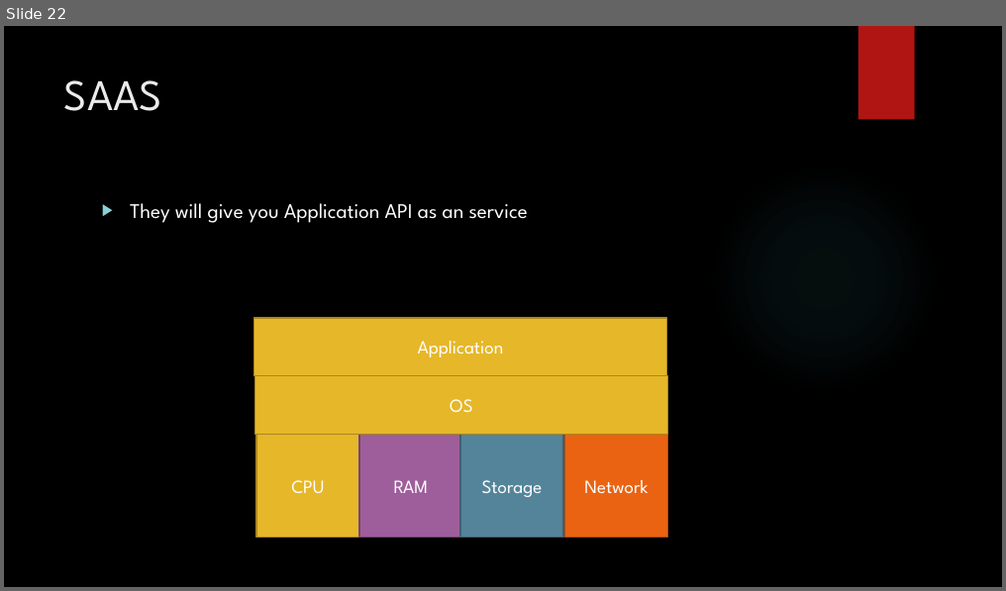
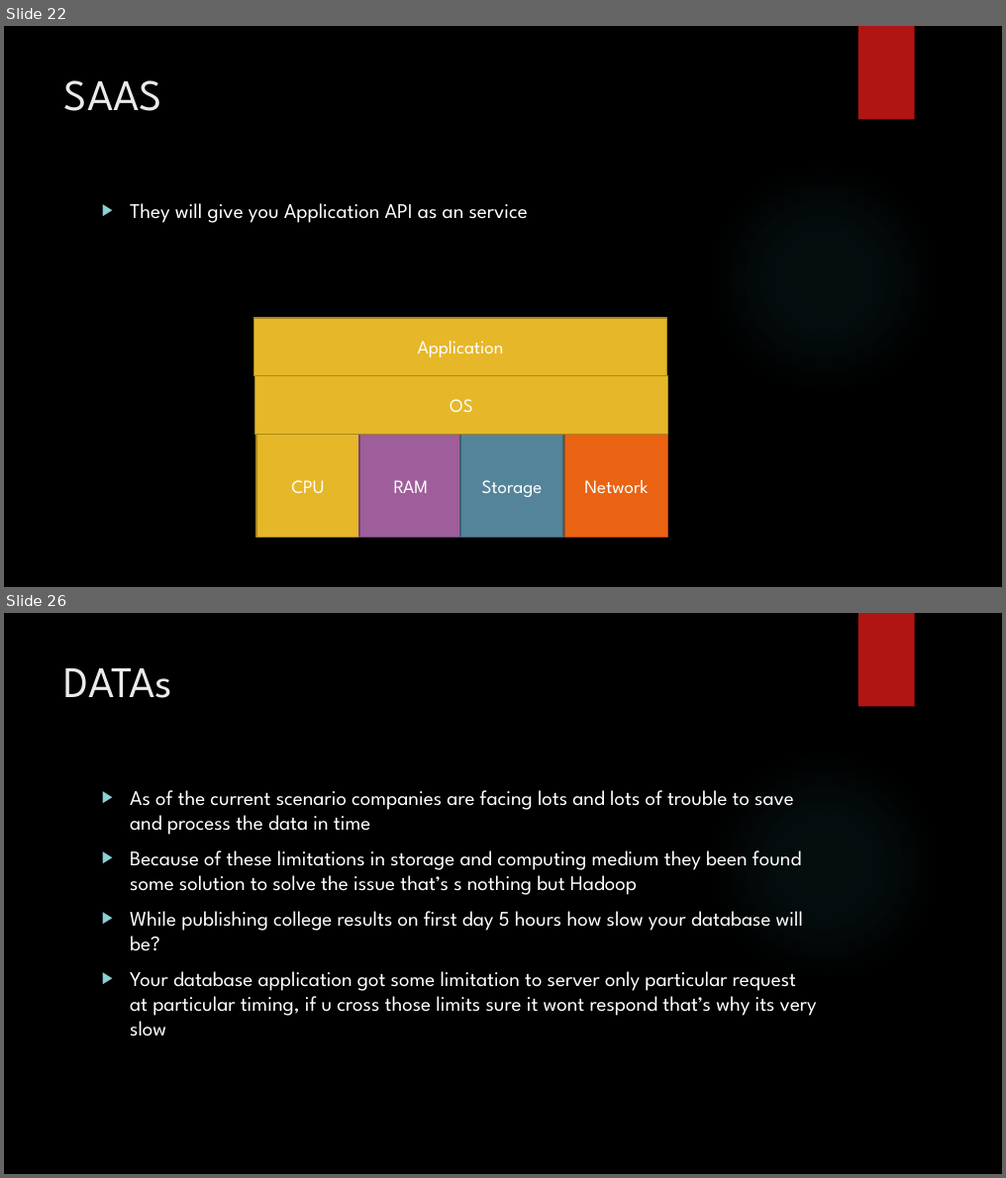
Before and after one commit to karthick1808/DW001, a slide deck: Cloud Basics.pptx. Shown one above the other, each under a label of ours: slide 22 before the commit, slides 22 and 26 after it; the slides between them are not shown. The pictures are 1006x591 and 1006x1178 pixels, drawn with LibreOffice and Linux fonts; fonts in the diff are those of the drawing; background and template pictures are left out. Boxes give left, top, right and bottom in pixels: in the first picture for what was removed or moved away, otherwise in the second. Text is boxed around its words. In the diff, an @@ line names an element or a change of style, - is before the commit and + after.

```diff
--- a/Cloud Basics.pptx
+++ b/Cloud Basics.pptx
@@ slide 26 added at (4,613,1002,1174), background picture (left out); not listed: 2 template elements that a slide beside it also shows @@
@@ title added at (64,668,173,698), 42 pt, text #EBEBEB @@
+DATAs
@@ text added at (130,790,817,1037), 20 pt, text #FFFFFF @@
+▶ As of the current scenario companies are facing lots and lots of trouble to save and process the data in time
+▶ Because of these limitations in storage and computing medium they been found some solution to solve the issue that’s s nothing but Hadoop
+▶ While publishing college results on first day 5 hours how slow your database will be?
+▶ Your database application got some limitation to server only particular request at particular timing, if u cross those limits sure it wont respond that’s why its very slow
```
Also in this commit, not shown: 10 other slides added.
